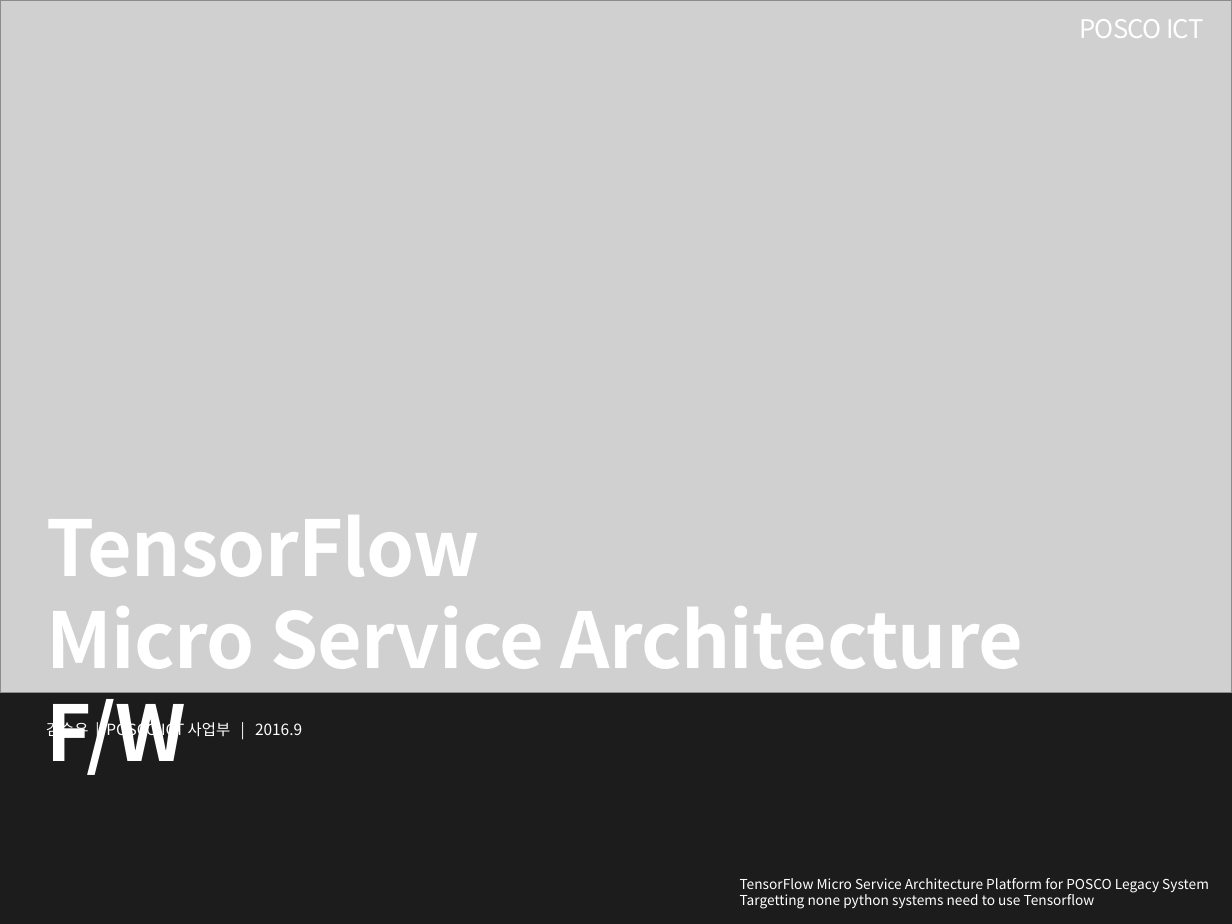
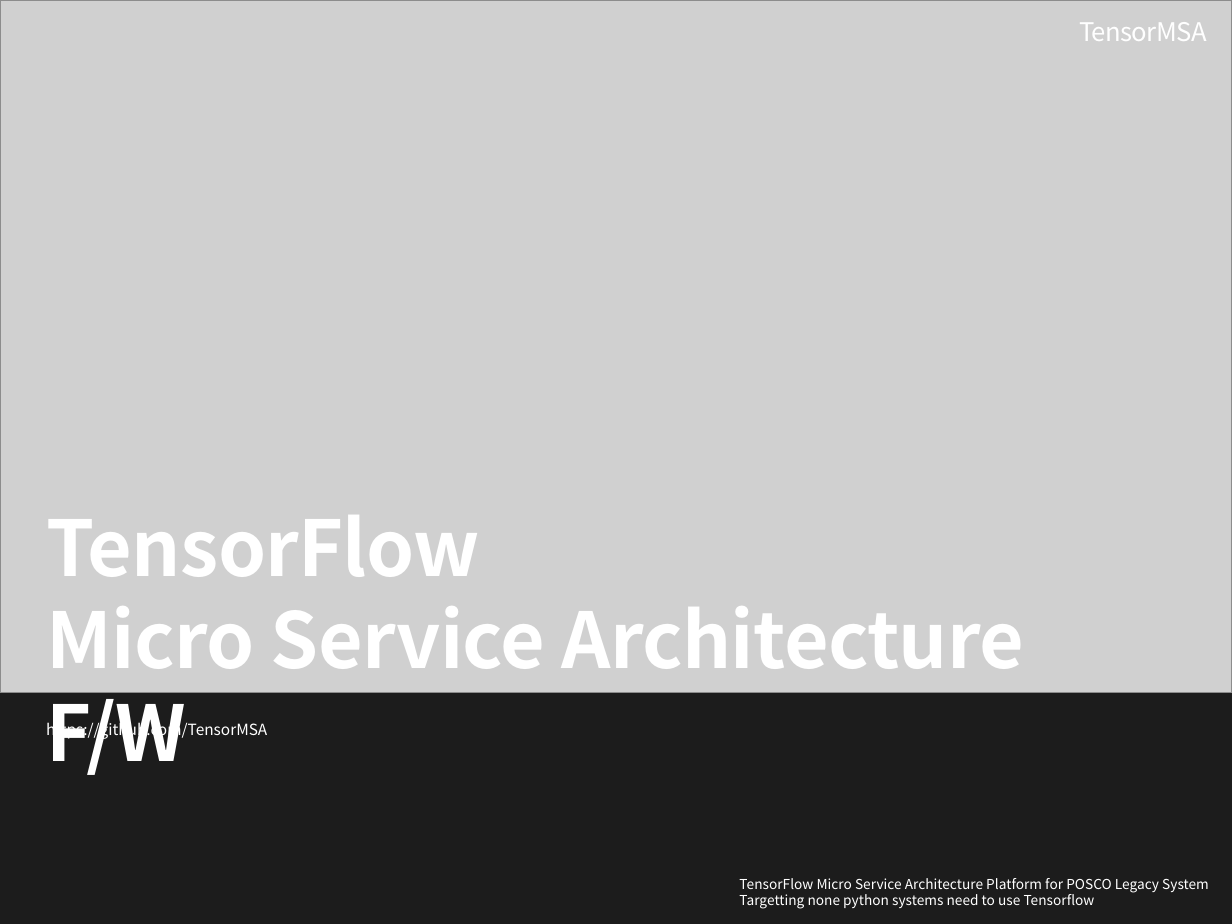
Before and after one commit to TensorMSA/tensormsa_old, a slide deck: slide 1 of TensorMSA.pptx. Drawn at 1232x924 pixels with LibreOffice and Linux fonts; fonts in the diff are those of the drawing; grey boxes stand for pictures. Boxes give left, top, right and bottom in pixels: in the first picture for what was removed or moved away, otherwise in the second. Text is boxed around its words. In the diff, an @@ line names an element or a change of style, - is before the commit and + after.

```diff
--- a/TensorMSA.pptx
+++ b/TensorMSA.pptx
@@ text removed at (x1=1079, y1=19, x2=1203, y2=38) @@
-POSCO ICT
@@ text added at (x1=1079, y1=22, x2=1207, y2=41), 15 pt, text #FFFFFF @@
+TensorMSA
@@ text at (x1=46, y1=719, x2=267, y2=739): text changed @@
-김승우 | POSCO ICT 사업부 | 2016.9
+https://github.com/TensorMSA
```
Also in this commit, not shown: 15 other slides changed.
